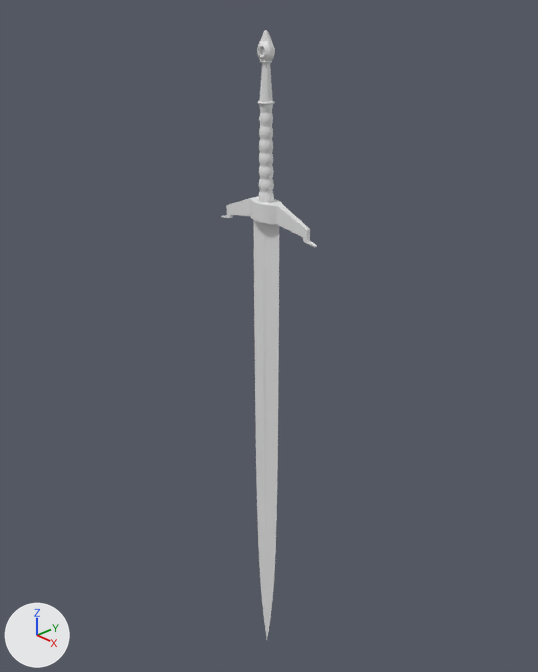
Before and after pictures for a commit that changed the Blender file Sword Tutorial/Sword.blend.
Rendered twice from a camera (50 mm lens) standing at (1.112, -1.038, 1.054) and looking at (-0.038, 0.044, 0.308). The axes (+X, +Y, +Z) are drawn at lower left. The lights are the same throughout.
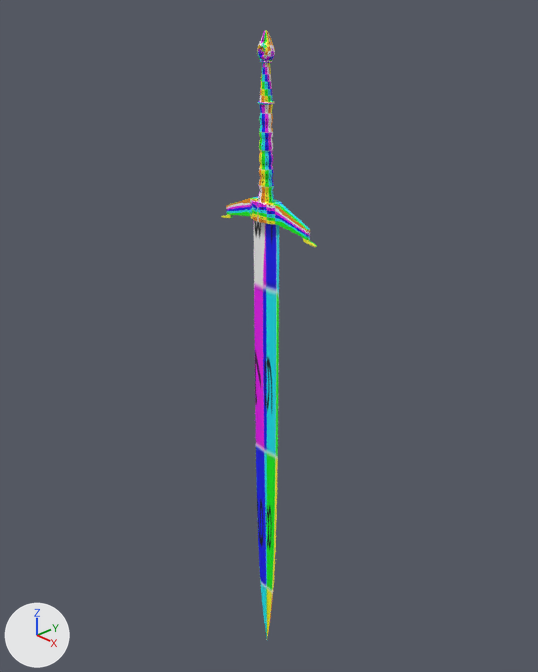
Commit message: Minor Sword Changes

The change, as a list of edits to the scene's bpy script:
```text
Add img_uvcheckers_jpg:
    img_uvcheckers_jpg = load_image('uvCheckers.jpg', 'BlenderFastTrack_Sword/textures/uvCheckers.jpg', 960, 960, 'sRGB')
Add mat_checkers:
    mat_checkers = principled_material('Checkers')
    mat_checkers.texture = img_uvcheckers_jpg
Change me_cylinder_006:
    where me_cylinder_006.from_pydata(...)  # 106 vertices, 102 faces; spans x -0.02..0.144, y -0.025..0.025, z -0.045..0.02
    add me_cylinder_006.materials.append(mat_checkers)  # picture img_uvcheckers_jpg
Change me_cube_001:
    where me_cube_001.from_pydata(...)  # 89 vertices, 80 faces; spans x -0.04..0.04, y -0.007..0.007, z -0.605..0.605
    add me_cube_001.materials.append(mat_checkers)  # picture img_uvcheckers_jpg
Change me_cylinder_003:
    where me_cylinder_003.from_pydata(...)  # 240 vertices, 230 faces; spans x -0.019..0.019, y -0.017..0.017, z -0.105..0.105
    add me_cylinder_003.materials.append(mat_checkers)  # picture img_uvcheckers_jpg
Change me_cylinder_004:
    where me_cylinder_004.from_pydata(...)  # 532 vertices, 522 faces; spans x -0.0169..0.0169, y -0.0169..0.0169, z -0.0408..0.04
    add me_cylinder_004.materials.append(mat_checkers)  # picture img_uvcheckers_jpg
Change me_cylinder_005:
    where me_cylinder_005.from_pydata(...)  # 150 vertices, 148 faces; spans x -0.019..0.019, y -0.0116..0.0, z -0.02..0.0385
    add me_cylinder_005.materials.append(mat_checkers)  # picture img_uvcheckers_jpg
```

Boxes (x1, y1, x2, y2) around the edits, measured in the pictures (538 x 672 px):
'Cube', recoloured
    both: (253, 220, 279, 638)
'Cylinder.001', recoloured
    both: (221, 197, 317, 247)
'Cylinder.002', recoloured
    both: (258, 104, 274, 203)
'Cylinder.003', recoloured
    both: (258, 60, 274, 105)
'Cylinder.004', recoloured
    both: (257, 30, 275, 61)
